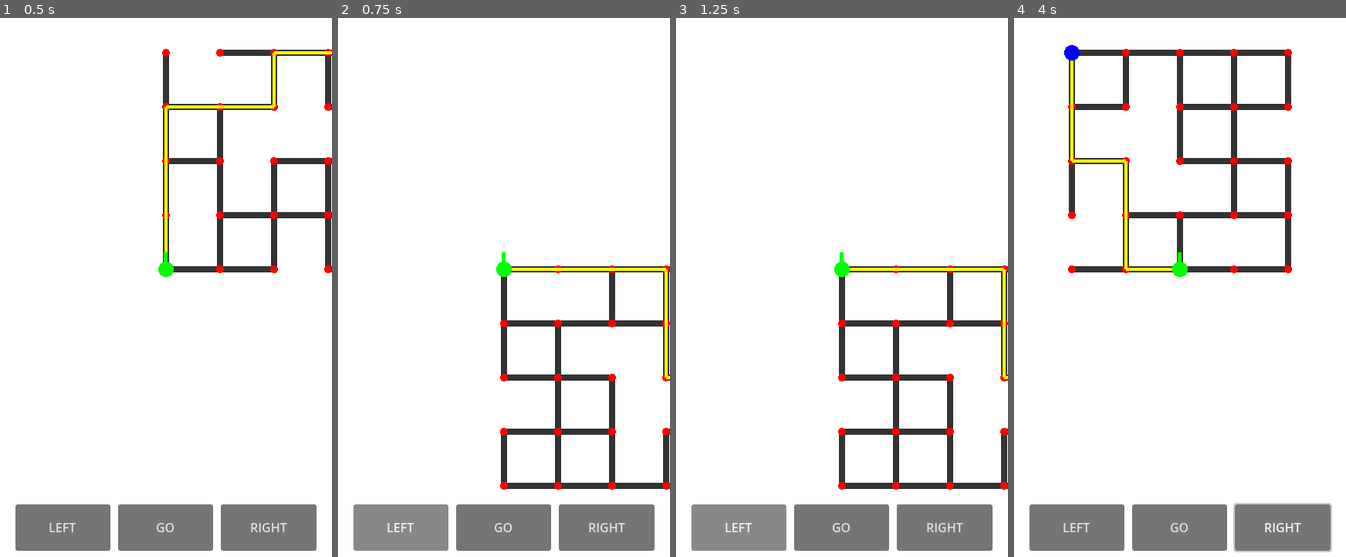
Above: before the commit, frames 1-4 (left to right).
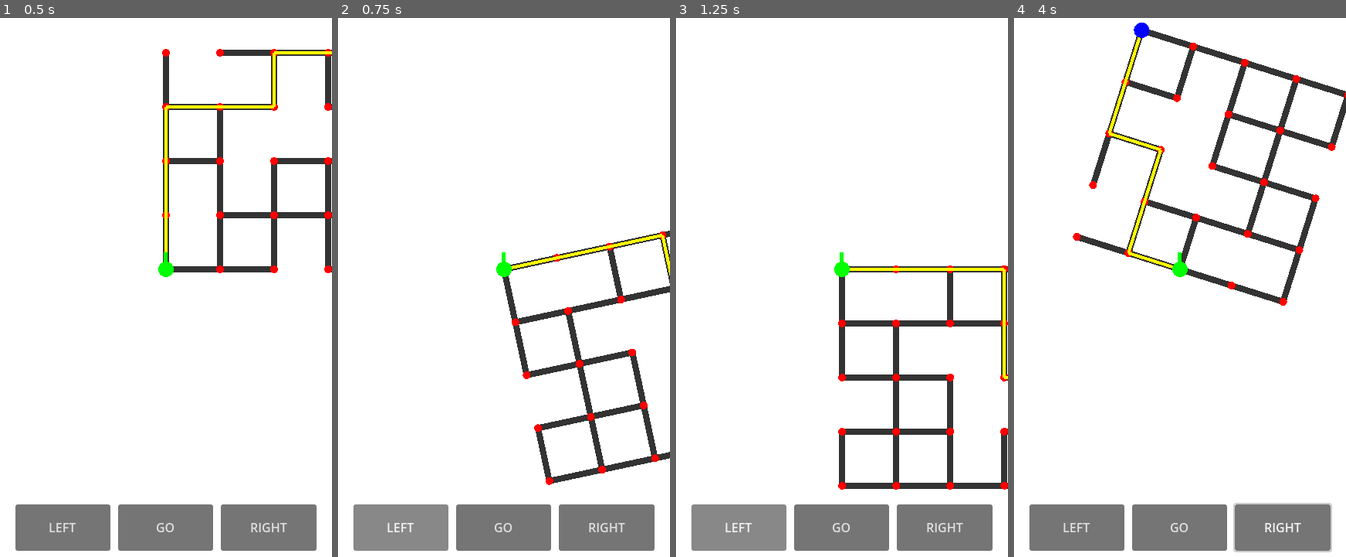
Above: after the commit, the same moments.

Repository: patrickcallahancomedy/comedian
Game: Godot game, scene res://scenes/drive/drive_module.tscn
Two runs of this game, one before a commit and one after it. Both use one fixed random seed, a clock stepped at 60 frames per second and the inputs below.
Inputs (mouse positions are in pixels of both pictures, inside the frame that each line leads up to):
- Up to frame 1 (0.5 s): no input
- Up to frame 2 (0.75 s): click "LEFT" at 0.5 s
- Up to frame 3 (1.25 s): no input
- Up to frame 4 (4 s): click "RIGHT" at 1.25 s; click "GO" at 2 s; click "GO" at 2.75 s; tap Enter (ui_accept) at 3.5, 3.77 s; move the mouse to (1253, 238) at 3.52 s; hold Right from 3.53 s (still down); click (1253, 238) at 3.67 s

Frame 1 is identical in both runs. In frame 2, 7.7% of the frame differs, in the area x 48-100%, y 39-88%; in frame 3, less than 0.1%; in frame 4, 10%, in the area x 15-100%, y 0-54%.

Commit message:
Smooth DRIVE map turns

Diff:
--- a/godot/scripts/drive/city_map.gd
+++ b/godot/scripts/drive/city_map.gd
@@ -15,6 +15,7 @@
 var current_intersection := Vector2i(0, 4)
 var heading := Vector2i(0, -1)
 var view_rotation: float = 0.0
+var target_view_rotation: float = 0.0
 
 @onready var left_button: Button = $"../TouchControls/LeftButton"
 @onready var forward_button: Button = $"../TouchControls/ForwardButton"
@@ -70,6 +71,17 @@
 				])
 
 #end of build roads
+
+func _process(delta: float) -> void:
+	# Smoothly rotate the city under Darren instead of snapping 90 degrees.
+	if not is_equal_approx(view_rotation, target_view_rotation):
+		view_rotation = lerp_angle(
+			view_rotation,
+			target_view_rotation,
+			minf(1.0, delta * 10.0)
+		)
+		queue_redraw()
+
 
 func _city_to_screen(intersection: Vector2i) -> Vector2:
 	# Darren stays fixed in the center of the screen.
@@ -266,14 +278,12 @@
 
 func _turn_left() -> void:
 	heading = Vector2i(heading.y, -heading.x)
-	view_rotation += PI / 2.0
-	queue_redraw()
+	target_view_rotation += PI / 2.0
 
 
 func _turn_right() -> void:
 	heading = Vector2i(-heading.y, heading.x)
-	view_rotation -= PI / 2.0
-	queue_redraw()
+	target_view_rotation -= PI / 2.0
 
 
 func _move_forward() -> void:
